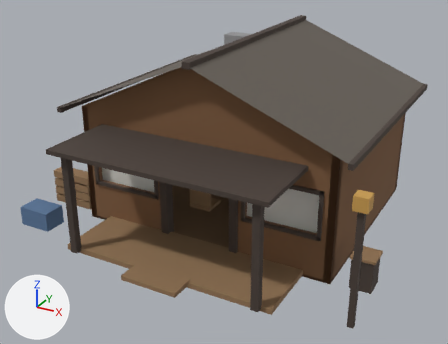
The glTF model projects/rv/assets/models/rv/rv_cabin.gltf as it was, and as the next commit left it.
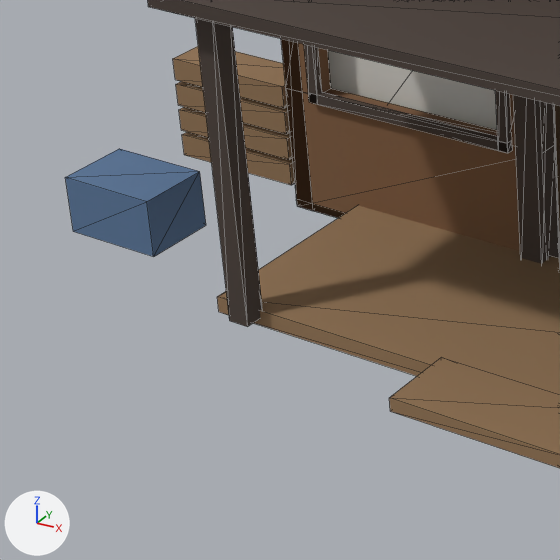
Each version is shown whole from a 50 mm camera at (6.37, -13.03, 7.2) aimed at (-0.18, -1.13, 1.25), then close up on the part from 0% to 39% of the width and 44% to 95% of the height. Lighting does not change. The marker at lower left points along +X, +Y and +Z. The first two pictures are the older version. The close-ups show mesh edges as thin lines. Vertices at exactly the same position are counted once.

The first close-up shows 'RV_Cabin'.
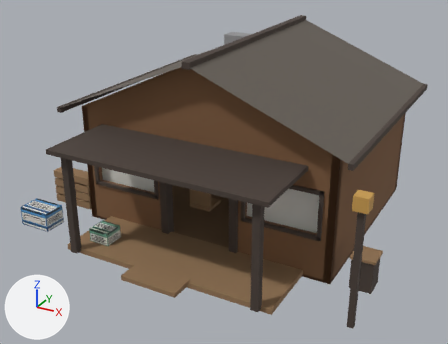
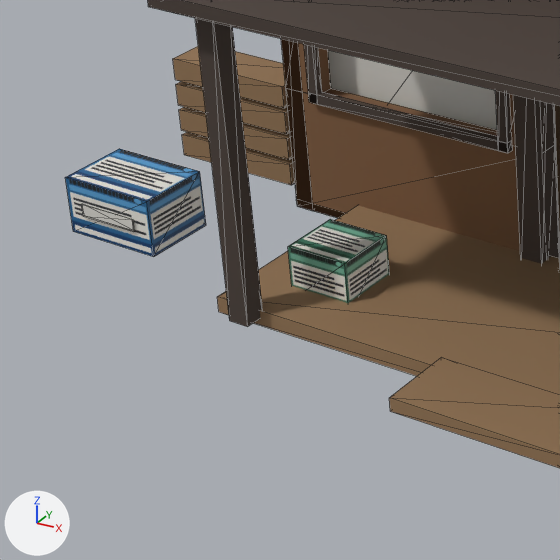
Edits to the scene script, one JSON object a line:
```json
{"op": "add", "block": "img_rv_products_png", "code": ["img_rv_products_png = load_image('rv_products.png', 'rv_products.png', 512, 512, 'sRGB')"]}
{"op": "add", "block": "mat_cabin_product", "code": ["mat_cabin_product = principled_material('cabin_product')", "mat_cabin_product.texture = img_rv_products_png", "mat_cabin_product.metallic = 0.02", "mat_cabin_product.roughness = 0.6"]}
{"block": "me_rv_cabin", "where": "# used by ob_rv_cabin; location = (0.0, 0.0, 0.0)"}
{"op": "remove", "block": "me_rv_cabin", "code": "me_rv_cabin.from_pydata(...)  # 616 vertices, 990 faces; spans x -4.35..4.04, y -4.62..3.0, z -0.61..4.32"}
{"op": "add", "block": "me_rv_cabin", "code": "me_rv_cabin.from_pydata(...)  # 660 vertices, 1062 faces; spans x -4.35..4.04, y -4.62..3.0, z -0.61..4.32"}
{"block": "me_rv_cabin", "change": "me_rv_cabin part 1: a new loose piece, a box spanning x -4.05..-3.55, y -3.845..-3.835, z 0.25..0.35, in mat_cabin_white (light grey #dddad3)"}
{"block": "me_rv_cabin", "change": "me_rv_cabin part 2: a new loose piece, a box spanning x -2.15..-1.65, y -3.78..-3.32, z 0.05..0.47, in mat_cabin_product (picture img_rv_products_png)"}
{"block": "me_rv_cabin", "change": "me_rv_cabin part 3: 12 faces spanning x -4.2..-3.4, y -3.83..-3.28, z 0.08..0.52 switch from mat_cabin_blue (blue #597699) to mat_cabin_product (picture img_rv_products_png)"}
{"block": "me_rv_cabin", "change": "other edits to the shape of me_rv_cabin do not show in these pictures"}
```

Changed parts and their boxes [x1, y1, x2, y2] in the close-ups (560 x 560 px):
```json
{"part": 1, "of": "me_rv_cabin", "change": "added", "after": [81, 204, 135, 232]}
{"part": 2, "of": "me_rv_cabin", "change": "added", "after": [288, 219, 389, 303]}
{"part": 3, "of": "me_rv_cabin", "change": "recoloured", "before": [65, 149, 206, 257], "after": [65, 149, 206, 257]}
```
